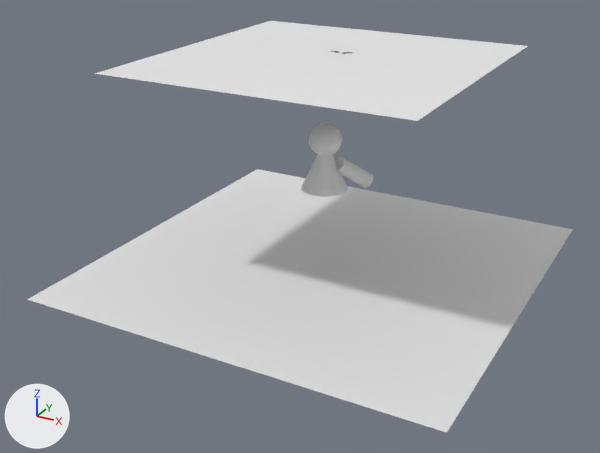
One commit to the glTF model src/assets/AnotherGhost.glb: the scene before it, then after it.
The view is the same before and after, from a camera (50 mm lens) standing at (13.2, -25.9, 14.6) and looking at (-0.4, -1.2, 2.3). Lighting does not change. The marker at lower left points along +X, +Y and +Z. The first picture is the older version. Where no turn or scale is listed for an object, it has been applied to the vertices.

Before the edit, the objects in view are built like this:
```python
me_plane = bpy.data.meshes.new('Plane')
me_plane.from_pydata(...)  # 4225 vertices, 8192 faces; spans x -5.6..5.6, y -5.6..5.6, z 0.0
me_plane.materials.append(mat_material_001)  # picture img_material
me_plane_001 = bpy.data.meshes.new('Plane.001')
me_plane_001.from_pydata([(-7.8, -7.8, 0.0), (7.8, -7.8, 0.0), (-7.8, 7.8, 0.0), (7.8, 7.8, 0.0)], [], [(0, 1, 3), (0, 3, 2)])
me_sphere_001 = bpy.data.meshes.new('Sphere.001')
me_sphere_001.from_pydata(...)  # a UV sphere (32 segments, 16 rings, poles along z) spanning x -0.601..0.601, y -0.601..0.601, z -0.601..0.601
ob_plane = bpy.data.objects.new('Plane', me_plane)
ob_plane.location = (0.0, 0.0, 8.3)
ob_plane_001 = bpy.data.objects.new('Plane.001', me_plane_001)
ob_plane_001.location = (0.0, 0.0, 0.44)
ob_sphere_001 = bpy.data.objects.new('Sphere.001', me_sphere_001)
ob_sphere_001.location = (0.0, 0.0, 5.36)
# also in view: 'Cylinder' at (0.9, 0.6, 4.0); 'Cone' at (0.0, 0.0, 4.4)
```
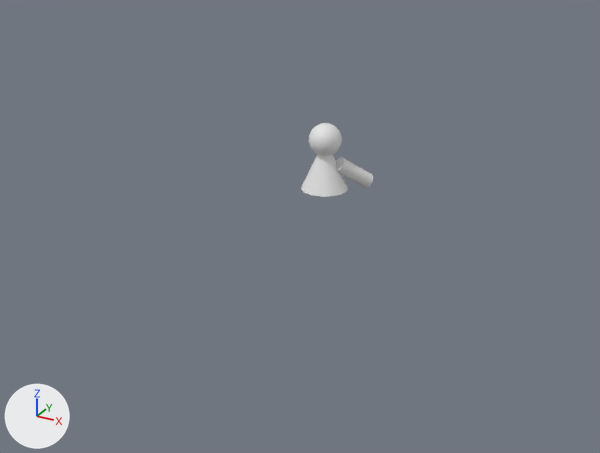
Where the change shows, as pixel boxes [x1, y1, x2, y2] in the pictures (600 x 453 px):
'Plane.001', deleted: before [27, 169, 573, 433]
'Plane', deleted: before [94, 21, 527, 121]

The change, as a diff of the scene's bpy script:
```diff
--- a/src/assets/AnotherGhost.glb.py
+++ b/src/assets/AnotherGhost.glb.py
@@ ob_plane @@
-ob_plane = bpy.data.objects.new('Plane', me_plane)
-ob_plane.location = (0.0, 0.0, 8.3)
@@ ob_plane_001 @@
-ob_plane_001 = bpy.data.objects.new('Plane.001', me_plane_001)
-ob_plane_001.location = (0.0, 0.0, 0.44)
```
